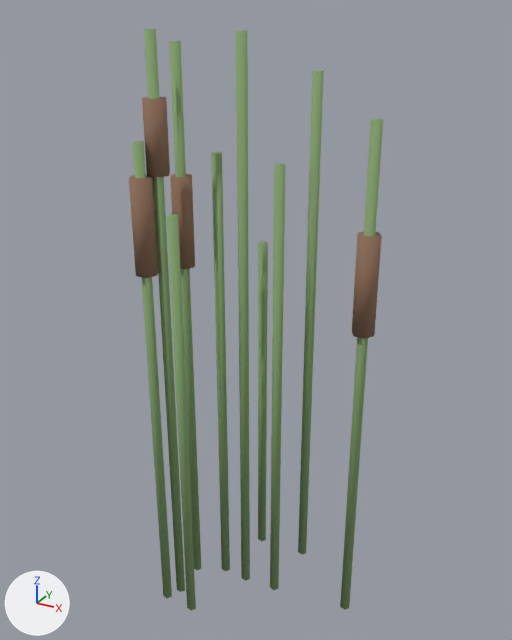
Renders of the glTF model prototype/assets/models/terrain/reeds_1.glb from each side of a commit.
The view is the same before and after, from a 50 mm lens placed at (1.02, -1.97, 2.09), pointed at (-0.04, -0.05, 1.13). The lights are fixed; the arrows at lower left show +X, +Y and +Z. The older version comes first.

Script lines for the objects in view, before the commit:
```python
mat_reeds_1_mat0 = principled_material('reeds_1_mat0')
mat_reeds_1_mat0.base_color = (0.24, 0.38, 0.16)  # green #86a66f
mat_reeds_1_mat0.roughness = 0.95
mat_reeds_1_mat1 = principled_material('reeds_1_mat1')
mat_reeds_1_mat1.base_color = (0.28, 0.16, 0.1)  # brown #906f59
mat_reeds_1_mat1.roughness = 0.85
me_reeds_1_mesh = bpy.data.meshes.new('reeds_1_mesh')
me_reeds_1_mesh.from_pydata(...)  # 158 vertices, 256 faces; spans x -0.33..0.37, y -0.33..0.19, z 0.0..2.04
# faces by material slot: [176, 80]
me_reeds_1_mesh.materials.append(mat_reeds_1_mat0)  # green #86a66f
me_reeds_1_mesh.materials.append(mat_reeds_1_mat1)  # brown #906f59
ob_reeds_1 = bpy.data.objects.new('reeds_1', me_reeds_1_mesh)
ob_reeds_1.location = (0.0, 0.0, 0.0)
```
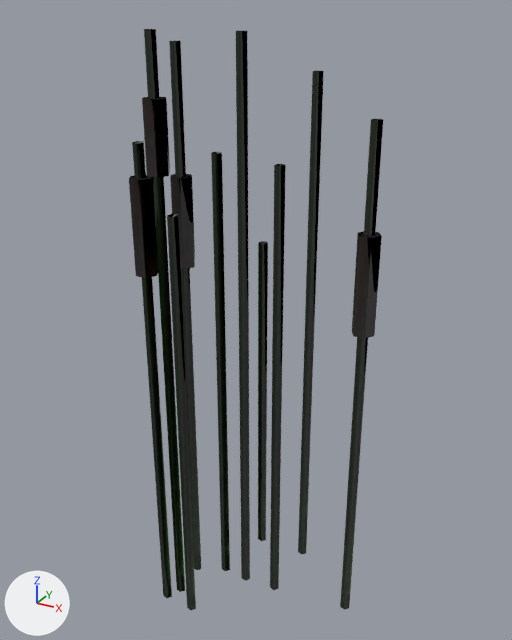
Edits to the scene script, one JSON object a line:
```json
{"op": "add", "block": "img_reeds_1_mat1_albedo", "code": ["img_reeds_1_mat1_albedo = load_image('reeds_1_mat1_albedo', '_unpacked/reeds_1_mat1_albedo', 128, 128, 'sRGB')"]}
{"op": "add", "block": "img_reeds_1_mat1_norm", "code": ["img_reeds_1_mat1_norm = load_image('reeds_1_mat1_norm', '_unpacked/reeds_1_mat1_norm', 128, 128, 'Non-Color')"]}
{"op": "add", "block": "img_reeds_1_mat1_rough", "code": ["img_reeds_1_mat1_rough = load_image('reeds_1_mat1_rough', '_unpacked/reeds_1_mat1_rough', 128, 128, 'Non-Color')"]}
{"op": "add", "block": "img_reeds_1_mat0_albedo", "code": ["img_reeds_1_mat0_albedo = load_image('reeds_1_mat0_albedo', '_unpacked/reeds_1_mat0_albedo', 128, 128, 'sRGB')"]}
{"op": "add", "block": "img_reeds_1_mat0_rough", "code": ["img_reeds_1_mat0_rough = load_image('reeds_1_mat0_rough', '_unpacked/reeds_1_mat0_rough', 128, 128, 'Non-Color')"]}
{"op": "add", "block": "img_reeds_1_mat0_norm", "code": ["img_reeds_1_mat0_norm = load_image('reeds_1_mat0_norm', '_unpacked/reeds_1_mat0_norm', 128, 128, 'Non-Color')"]}
{"block": "mat_reeds_1_mat0", "change": "nodes: BsdfPrincipled, OutputMaterial"}
{"block": "mat_reeds_1_mat0", "change": "colours: green #86a66f"}
{"block": "mat_reeds_1_mat0", "change": "nodes: BsdfPrincipled, Math, NormalMap, OutputMaterial, SeparateColor, TexImage x3"}
{"block": "mat_reeds_1_mat0", "change": "uses the picture img_reeds_1_mat0_albedo"}
{"block": "mat_reeds_1_mat0", "change": "uses the picture img_reeds_1_mat0_norm"}
{"block": "mat_reeds_1_mat0", "change": "uses the picture img_reeds_1_mat0_rough"}
{"block": "mat_reeds_1_mat1", "change": "nodes: BsdfPrincipled, OutputMaterial"}
{"block": "mat_reeds_1_mat1", "change": "colours: brown #906f59"}
{"block": "mat_reeds_1_mat1", "change": "nodes: BsdfPrincipled, Math, NormalMap, OutputMaterial, SeparateColor, TexImage x3"}
{"block": "mat_reeds_1_mat1", "change": "uses the picture img_reeds_1_mat1_albedo"}
{"block": "mat_reeds_1_mat1", "change": "uses the picture img_reeds_1_mat1_norm"}
{"block": "mat_reeds_1_mat1", "change": "uses the picture img_reeds_1_mat1_rough"}
{"block": "me_reeds_1_mesh", "where": "me_reeds_1_mesh.from_pydata(...)  # 158 vertices, 256 faces; spans x -0.33..0.37, y -0.33..0.19, z 0.0..2.04"}
{"block": "me_reeds_1_mesh", "where": "# used by ob_reeds_1; location = (0.0, 0.0, 0.0)"}
{"block": "me_reeds_1_mesh", "change": "me_reeds_1_mesh part 1: texture (UV) coordinates changed"}
```

Where the change shows, as pixel boxes [x1, y1, x2, y2] in the pictures (512 x 640 px):
```json
{"object": "reeds_1", "change": "surface changed", "before": [129, 29, 383, 610], "after": [129, 29, 383, 610], "on screen": "green to black"}
```
